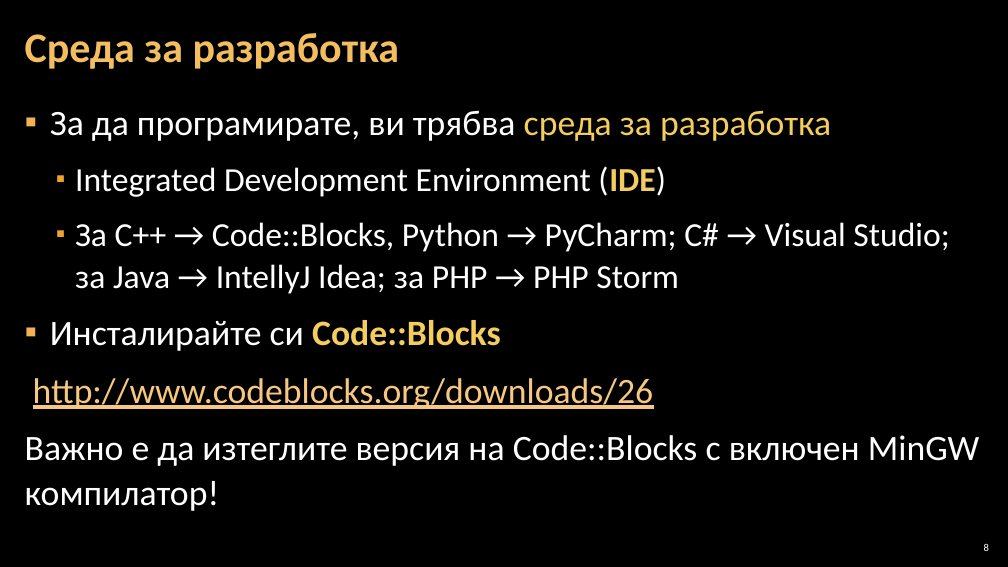
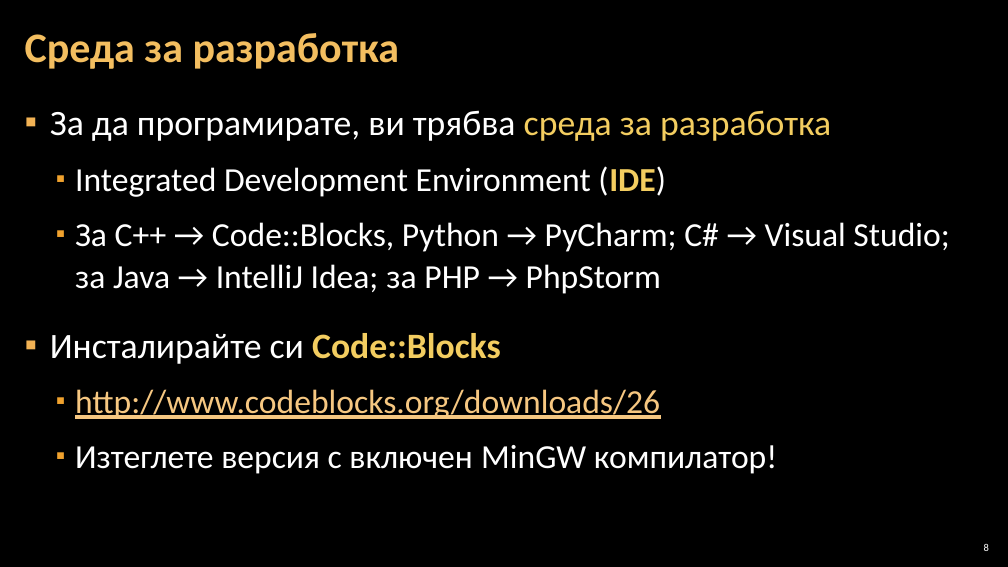
Before and after one commit to Software-University/C-plus-plus, a slide deck: slide 8 of 1. First-Steps-in-Coding/1. First-Steps-in-Coding.pptx. Drawn at 1008x567 pixels with LibreOffice and Linux fonts; fonts in the diff are those of the drawing; background and template pictures are left out. Boxes give left, top, right and bottom in pixels: in the first picture for what was removed or moved away, otherwise in the second. Text is boxed around its words. In the diff, an @@ line names an element or a change of style, - is before the commit and + after.

Commit message:
Many small bug fixes + formatting improvements

```diff
--- a/1. First-Steps-in-Coding/1. First-Steps-in-Coding.pptx
+++ b/1. First-Steps-in-Coding/1. First-Steps-in-Coding.pptx
@@ text at (75, 222, 949, 294): text changed @@
-  ▪ За C++ → Code::Blocks, Python → PyCharm; C# → Visual Studio; за Java → IntellyJ Idea; за PHP → PHP Storm
+  ▪ За C++ → Code::Blocks, Python → PyCharm; C# → Visual Studio; за Java → IntelliJ Idea; за PHP → PhpStorm
@@ text at (50, 333, 660, 419): size 34 to 32 pt in "http://www.codeblocks.org/downloads/26"; more space between paragraphs; bullet none to ▪; list level 1 to 2 in "http://www.codeblocks.org/downloads/26" @@
@@ text at (75, 445, 777, 474): text changed; size 34 to 32 pt @@
-Важно е да изтеглите версия на Code::Blocks с включен MinGW компилатор!
+  ▪ Изтеглете версия с включен MinGW компилатор!
```
Also in this commit, not shown: 12 other slides changed.
